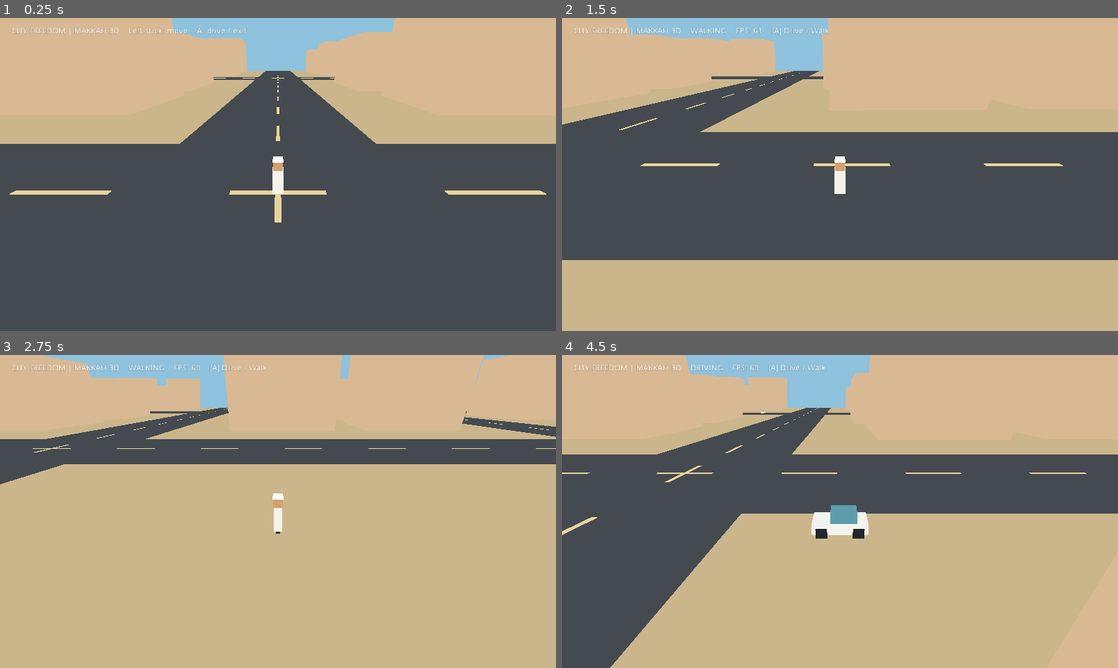
Above: before the commit, frames 1-4 (two rows, left to right).
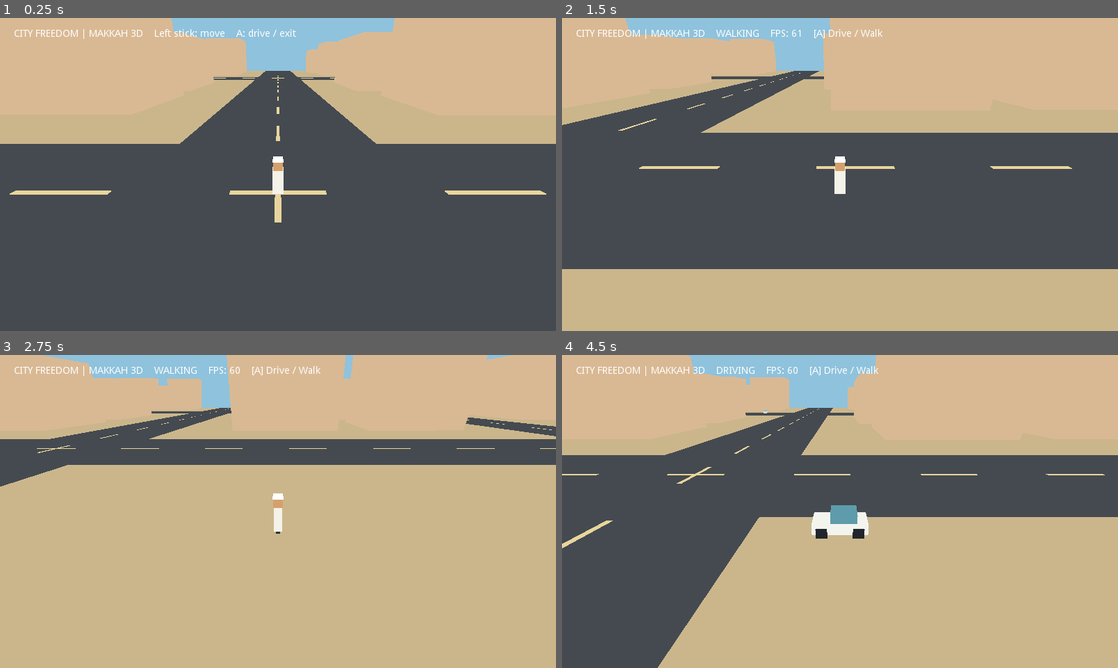
Above: after the commit, the same moments.

Repository: malik5785/FreedomCity
Game: Godot game, scene res://main.tscn
The game is run twice, just before and just after one commit, with the same random seed, the same clock (stepped at 60 frames per second) and the same inputs.
Inputs:
- Up to frame 1 (0.25 s): no input
- Up to frame 2 (1.5 s): tap Enter at 0.5, 0.6 s; hold D 0.53-1.28 s; tap Space at 0.77 s; hold S from 1.28 s (still down); tap E at 1.35 s
- Up to frame 3 (2.75 s): tap Space at 1.52 s; release S at 2.03 s; hold D from 2.03 s (still down); tap Enter at 2.1 s
- Up to frame 4 (4.5 s): release D at 2.78 s; hold W 2.78-3.53 s; tap E at 2.85, 4.35 s; tap Space at 3.02, 3.77 s; hold A from 3.53 s (still down); tap Enter at 3.6 s

The runs differ from the first frame. In frame 1, 0.6% of the frame differs, in the area x 2-54%, y 2-7%; in frame 2, 4.6%; in frame 3, 1.4%; in frame 4, 5.7%, in the area x 0-100%, y 0-100%.

Commit message:
Optimize 3D renderer for Mali-450 GLES2 800x450

Diff:
--- a/project.godot
+++ b/project.godot
@@ -5,10 +5,10 @@
 run/main_scene="res://main.tscn"
 
 [display]
-window/size/width=960
-window/size/height=540
+window/size/width=800
+window/size/height=450
 window/handheld/orientation="landscape"
-window/stretch/mode="2d"
+window/stretch/mode="viewport"
 window/stretch/aspect="expand"
 
 [rendering]
@@ -19,4 +19,4 @@
 vram_compression/import_etc=true
 
 [physics]
-common/physics_fps=60
+common/physics_fps=40
